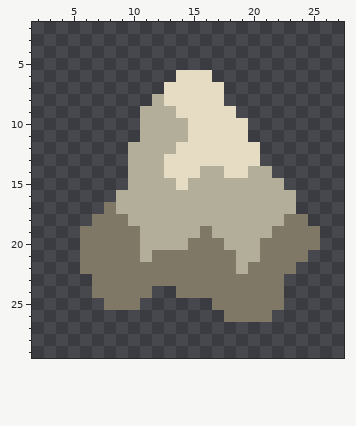
Two states of a pixel-art sprite, sprites/effect/biotic-zlo-teeth.png. That is the earlier state.
The file is 32x32 pixels. Shown: x 2..27, y 2..29.
Now the later version:
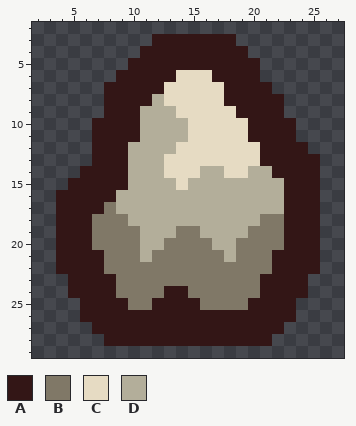
Palette (. is transparent): A #331616  B #807867  C #e6dbc3  D #b3ae9a
Change:
@@ x 2..27 @@
  2 ..........................
- 3 ..........................
- 4 ..........................
- 5 ..........................
- 6 ............CCC...........
- 7 ...........CCCCC..........
- 8 ..........DCCCCC..........
- 9 .........DDDCCCCC.........
-10 .........DDDDCCCCC........
-11 .........DDDDCCCCC........
-12 ........DDDDCCCCCCC.......
-13 ........DDDCCCCCCCC.......
-14 ........DDDCCCDDCCDD......
-15 ........DDDDCDDDDDDDD.....
-16 .......DDDDDDDDDDDDDDD....
-17 ......BDDDDDDDDDDDDDDD....
-18 .....BBBDDDDDDDDDDDDDBB...
-19 ....BBBBBDDDDDBDDDDDBBBB..
-20 ....BBBBBDDDDBBBDDDBBBBB..
-21 ....BBBBBDBBBBBBBDDBBBB...
-22 ....BBBBBBBBBBBBBDBBBB....
-23 .....BBBBBBBBBBBBBBBB.....
-24 .....BBBBB..BBBBBBBBB.....
-25 ......BBB......BBBBBB.....
-26 ................BBBB......
-27 ..........................
-28 ..........................
+ 3 ..........AAAAAAA.........
+ 4 .........AAAAAAAAA........
+ 5 ........AAAAAAAAAAA.......
+ 6 .......AAAAACCCAAAA.......
+ 7 ......AAAAACCCCCAAAA......
+ 8 ......AAAADCCCCCAAAAA.....
+ 9 ......AAADDDCCCCCAAAA.....
+10 .....AAAADDDDCCCCCAAAA....
+11 .....AAAADDDDCCCCCAAAA....
+12 .....AAADDDDCCCCCCCAAAA...
+13 .....AAADDDCCCCCCCCAAAAA..
+14 ....AAAADDDCCCDDCCDDAAAA..
+15 ...AAAAADDDDCDDDDDDDDAAA..
+16 ..AAAAADDDDDDDDDDDDDDAAA..
+17 ..AAAABDDDDDDDDDDDDDDAAA..
+18 ..AAABBBDDDDDDDDDDDBBAAA..
+19 ..AAABBBBDDDBBDDDDBBBAAA..
+20 ..AAABBBBDDBBBBDDBBBBAAA..
+21 ..AAAABBBDBBBBBBDBBBAAAA..
+22 ..AAAABBBBBBBBBBBBBBAAAA..
+23 ...AAAABBBBBBBBBBBBAAAA...
+24 ...AAAABBBBAABBBBBBAAAA...
+25 ....AAAABBAAAABBBBAAAA....
+26 ....AAAAAAAAAAAAAAAAAA....
+27 .....AAAAAAAAAAAAAAAA.....
+28 ......AAAAAAAAAAAAAA......
 29 ..........................
Where, in picture pixels (left, top, right, bottom), the same in both pictures:
changed: (56, 34, 320, 346)
